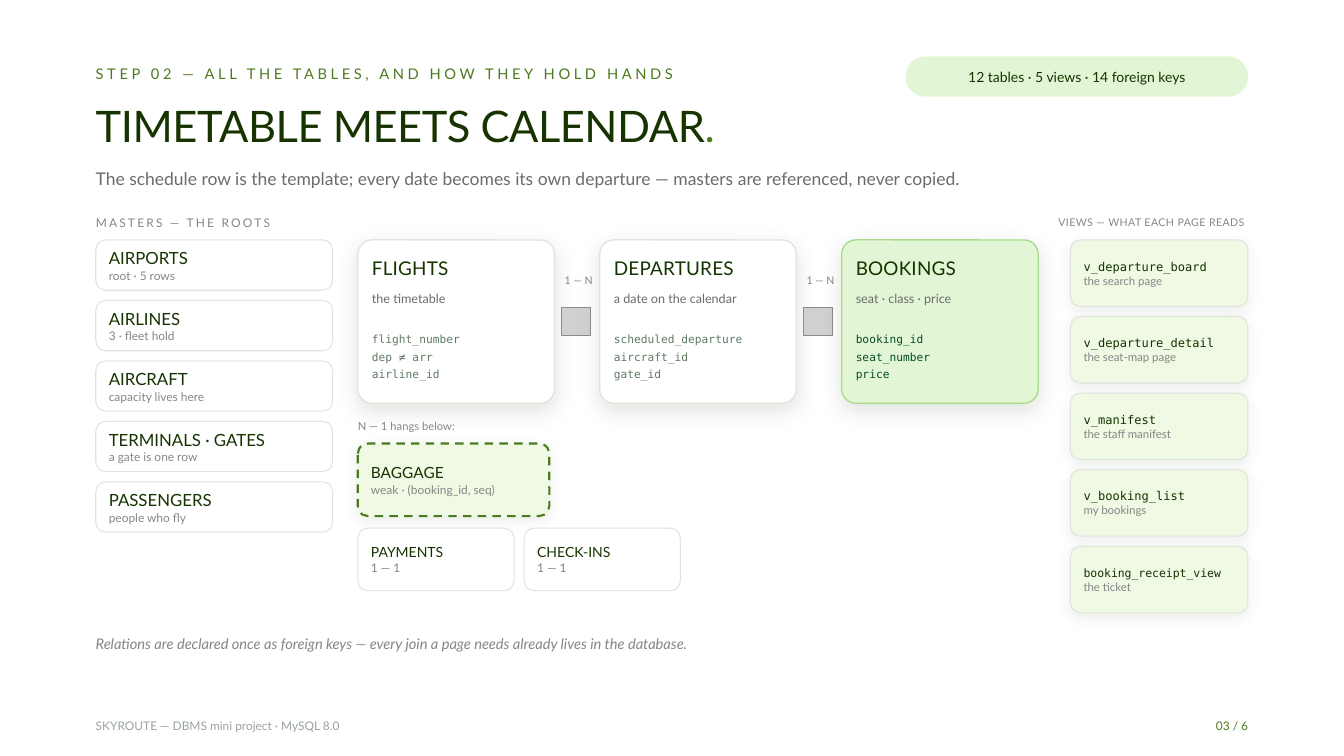
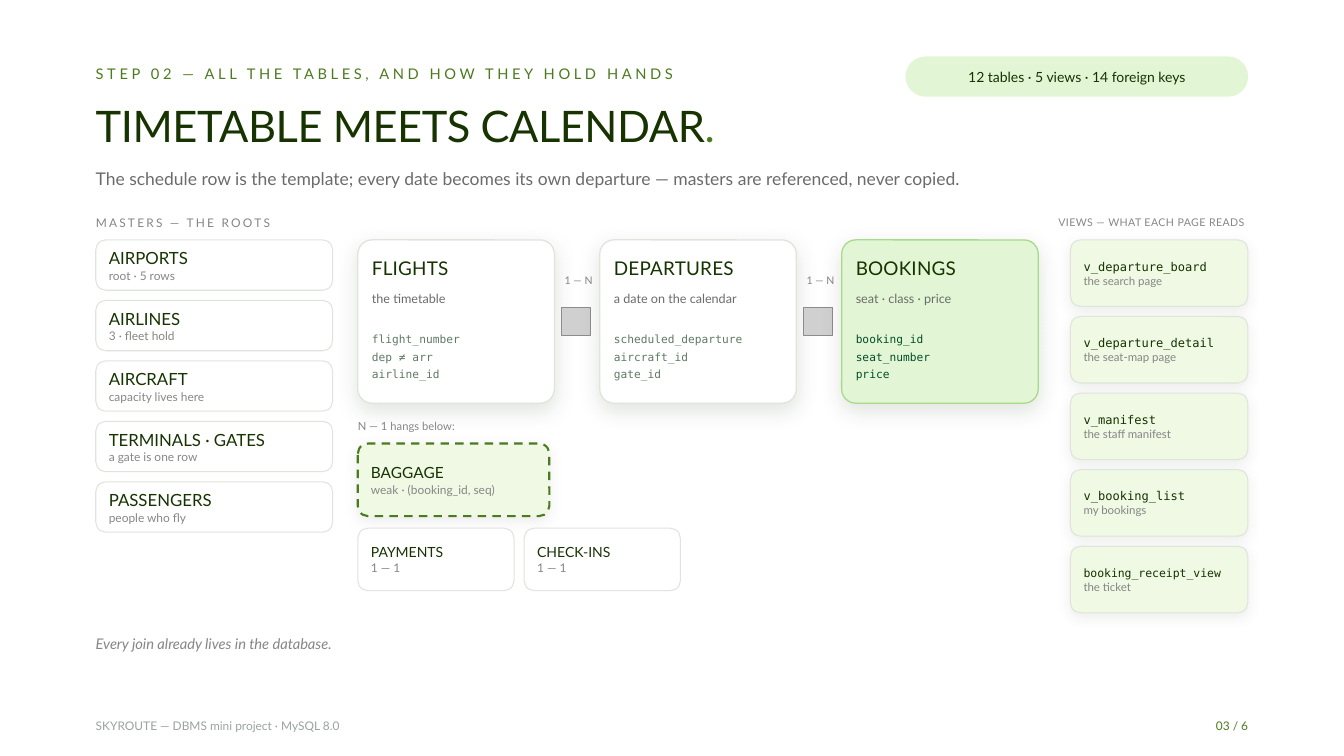
Before and after one commit to Bhaskar-1818/skyroute-dbms-python, a slide deck: slide 3 of dbms/docs/report/SkyRoute_Presentation.pptx. Drawn at 1344x756 pixels with LibreOffice and Linux fonts; fonts in the diff are those of the drawing; grey boxes stand for pictures; background and template pictures are left out. Boxes give left, top, right and bottom in pixels: in the first picture for what was removed or moved away, otherwise in the second. Text is boxed around its words. In the diff, an @@ line names an element or a change of style, - is before the commit and + after.

```diff
--- a/dbms/docs/report/SkyRoute_Presentation.pptx
+++ b/dbms/docs/report/SkyRoute_Presentation.pptx
@@ text at bbox=[96, 638, 332, 652]: text changed @@
-Relations are declared once as foreign keys — every join a page needs already lives in the database.
+Every join already lives in the database.
```
Also in this commit, not shown: 4 other slides changed.
